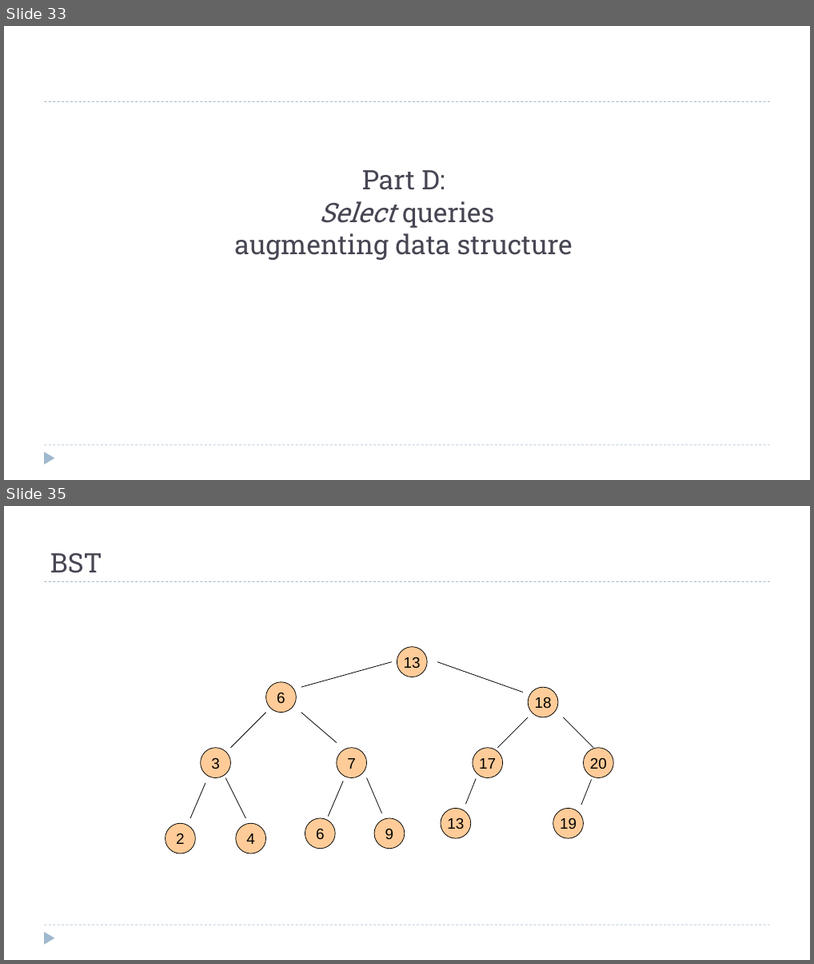
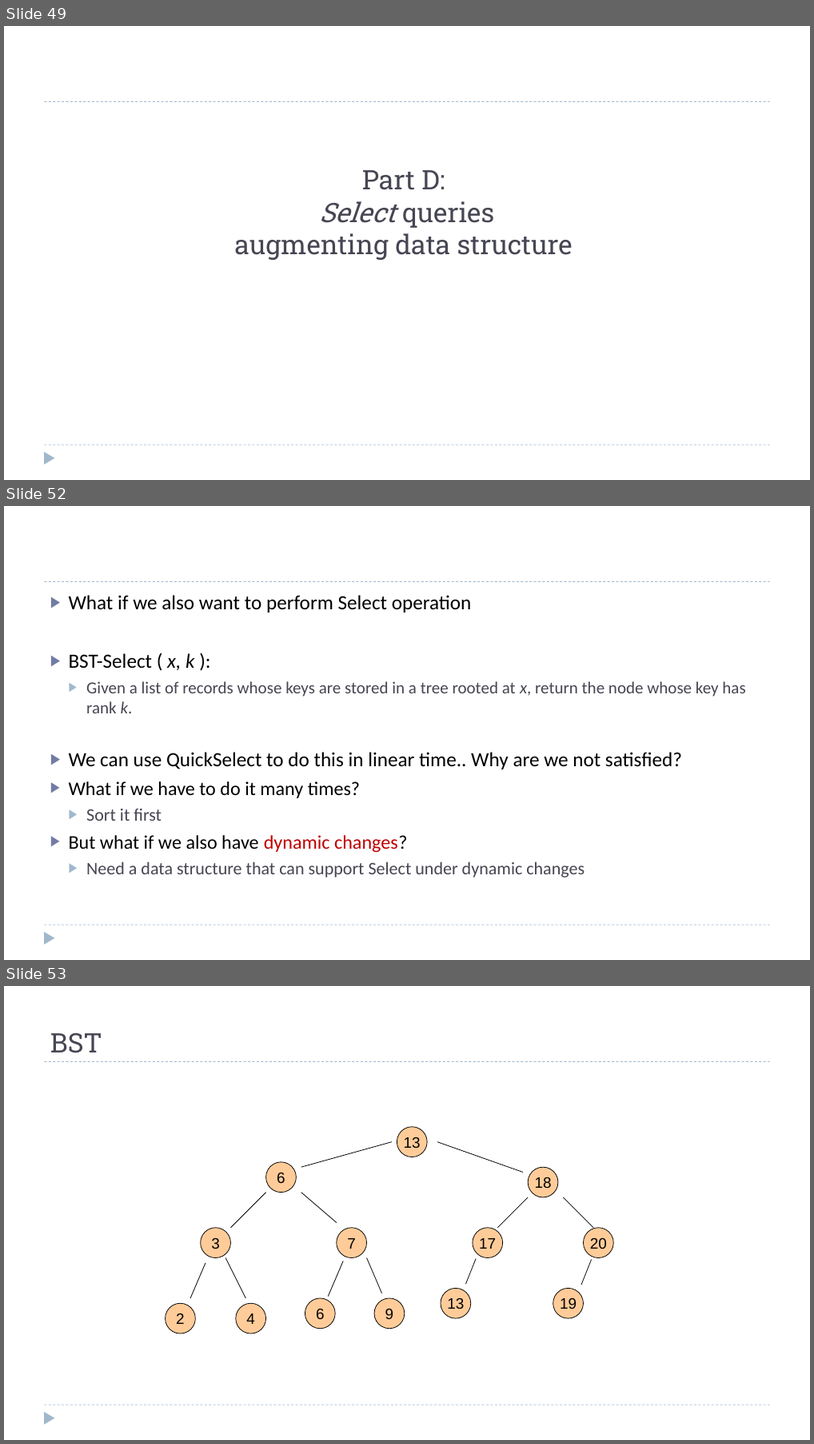
Before and after one commit to dsc-courses/dsc40b-2025-wi, a slide deck: materials/lectures/08-bst/slides.pptx. Shown one above the other, each under a label of ours: slides 33 and 35 before the commit, slides 49, 52 and 53 after it; the slides between them are not shown. The pictures are 814x964 and 814x1444 pixels, drawn with LibreOffice and Linux fonts; fonts in the diff are those of the drawing. Boxes give left, top, right and bottom in pixels: in the first picture for what was removed or moved away, otherwise in the second. Text is boxed around its words. In the diff, an @@ line names an element or a change of style, - is before the commit and + after.

```diff
--- a/materials/lectures/08-bst/slides.pptx
+++ b/materials/lectures/08-bst/slides.pptx
@@ slide 52 added at (4,506,810,960), background #FFFFFF; not listed: 3 template elements that a slide beside it also shows @@
@@ text added at (69,595,746,877), 24 pt, text #000000 @@
+▶ What if we also want to perform Select operation
+▶ BST-Select ( x, k ):
+  ▶ Given a list of records whose keys are stored in a tree rooted at x, return the node whose key has rank k.
+▶ We can use QuickSelect to do this in linear time.. Why are we not satisfied?
+▶ What if we have to do it many times?
+  ▶ Sort it first
+▶ But what if we also have dynamic changes?
+  ▶ Need a data structure that can support Select under dynamic changes
@@ what was slide 33 is now slide 49 @@
@@ what was slide 35 is now slide 53 @@
```
Also in this commit, not shown: 12 slides changed, 18 other slides added, 20 other files.
